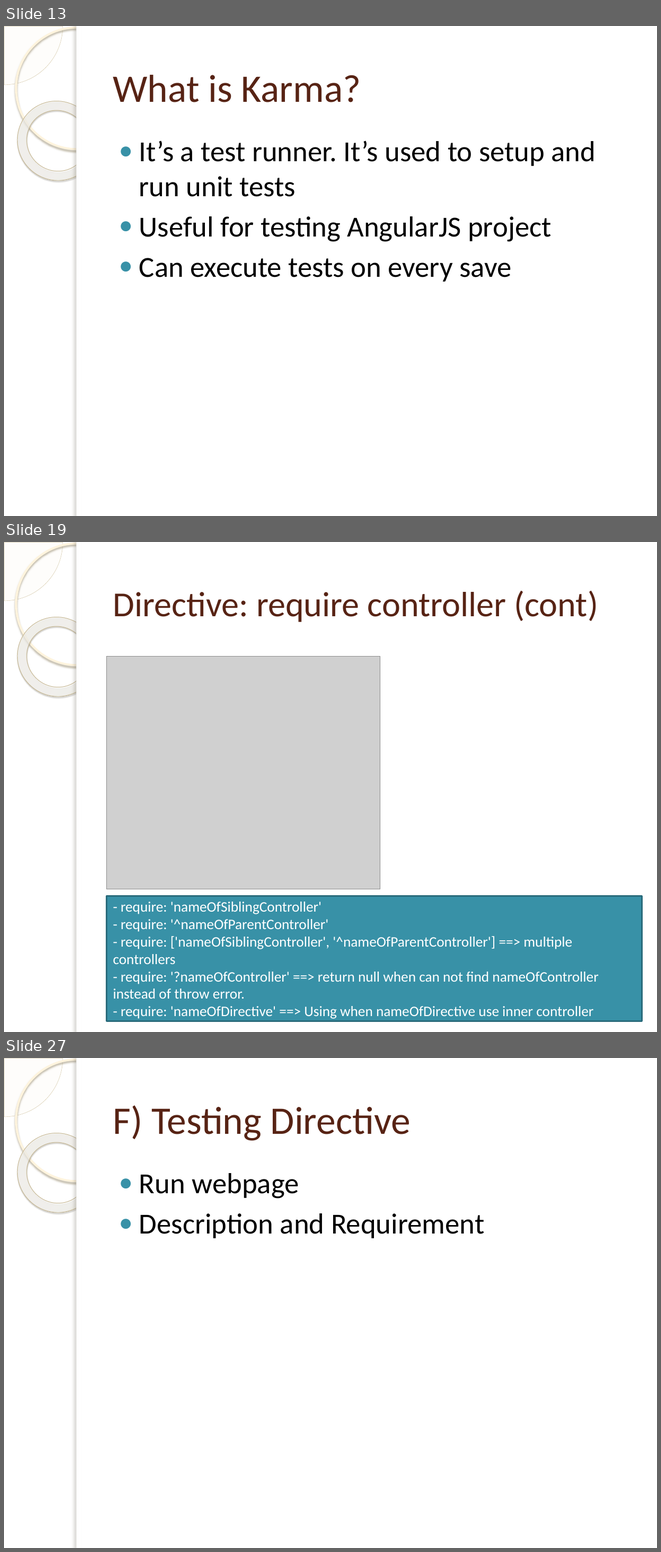
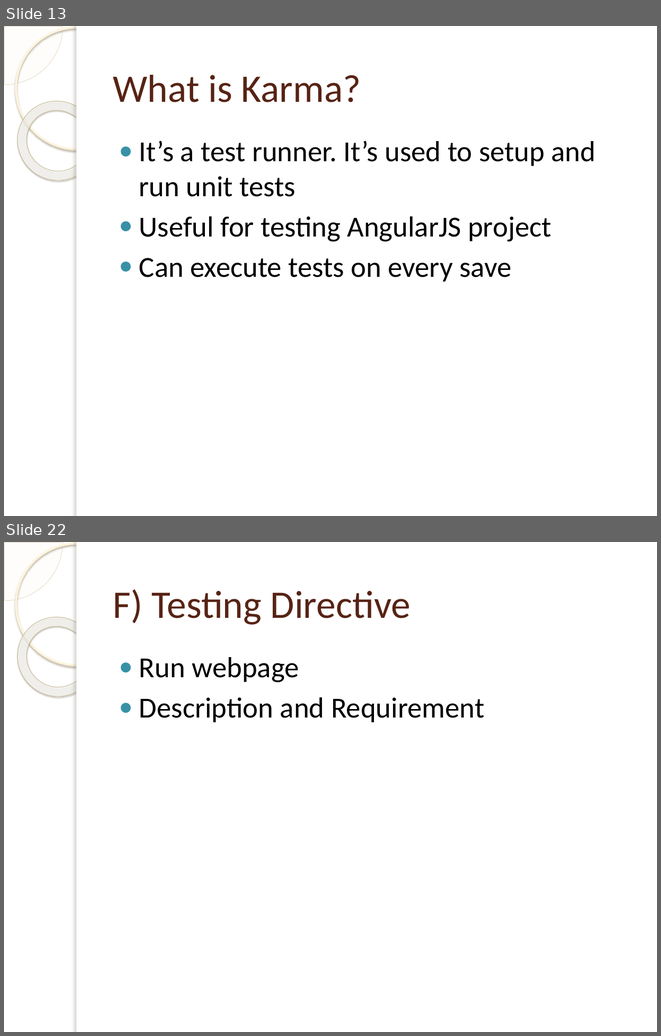
Before and after one commit to xuancong246/documents, a slide deck: Ebooks/AngularJS/Training/UnitTesting/AngularJS-Unit-Testing.pptx. Shown one above the other, each under a label of ours: slides 13, 19 and 27 before the commit, slides 13 and 22 after it; the slides between them are not shown. The pictures are 661x1552 and 661x1036 pixels, drawn with LibreOffice and Linux fonts; fonts in the diff are those of the drawing; grey boxes stand for pictures; background and template pictures are left out. Boxes give left, top, right and bottom in pixels: in the first picture for what was removed or moved away, otherwise in the second. Text is boxed around its words. In the diff, an @@ line names an element or a change of style, - is before the commit and + after.

```diff
--- a/Ebooks/AngularJS/Training/UnitTesting/AngularJS-Unit-Testing.pptx
+++ b/Ebooks/AngularJS/Training/UnitTesting/AngularJS-Unit-Testing.pptx
@@ slide 19 removed at bbox=[4, 542, 657, 1032], background picture (left out); not listed: 5 template elements that a slide beside it also shows @@
@@ title removed at bbox=[113, 590, 598, 622] @@
-Directive: require controller (cont)
@@ picture removed at bbox=[106, 656, 380, 889] @@
@@ rectangle removed at bbox=[106, 896, 642, 1021] @@
-- require: 'nameOfSiblingController'
-- require: '^nameOfParentController'
-- require: ['nameOfSiblingController', '^nameOfParentController'] ==> multiple controllers
-- require: '?nameOfController' ==> return null when can not find nameOfController instead of throw error.
-- require: 'nameOfDirective' ==> Using when nameOfDirective use inner controller
@@ what was slide 27 is now slide 22 @@
```
Also in this commit, not shown: 5 slides changed, 3 slides added, 7 other slides removed.
